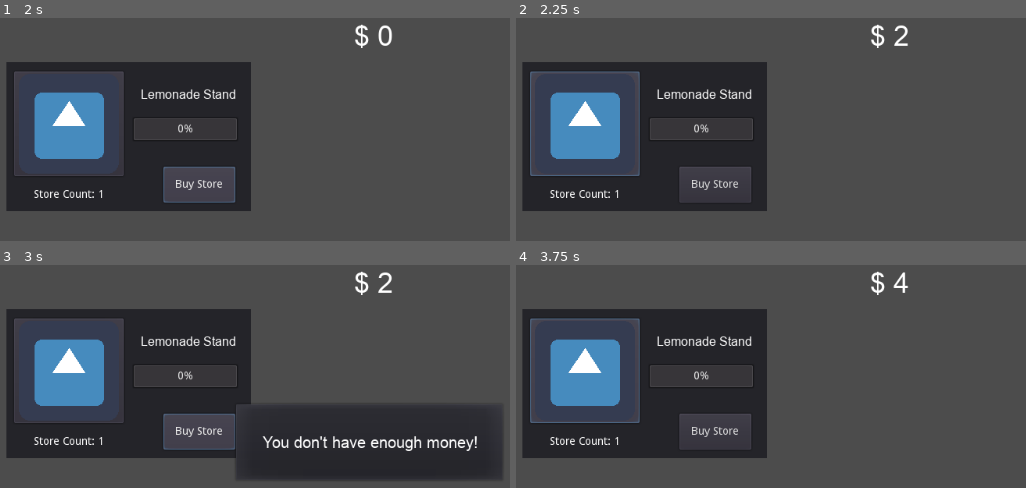
Above: before the commit, frames 1-4 (two rows, left to right).
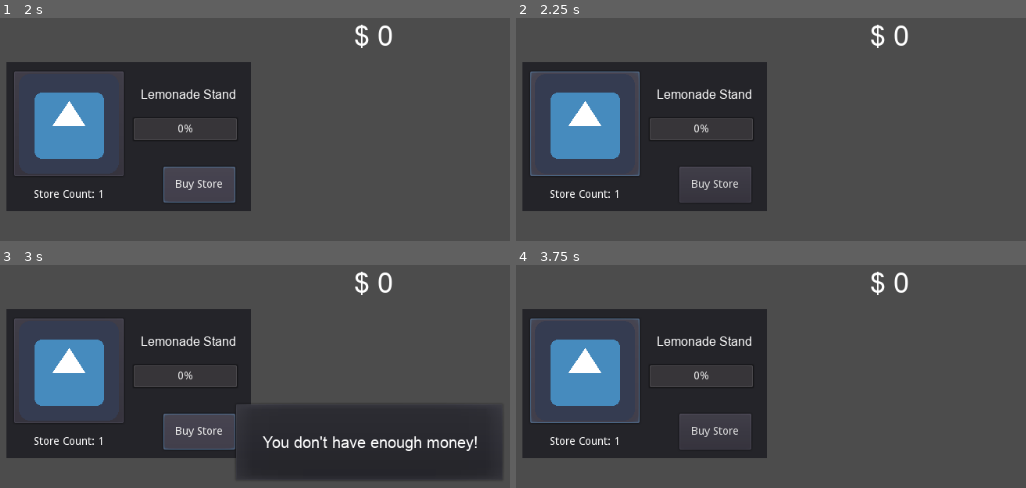
Above: after the commit, the same moments.

Repository: shawn220a/GodotIdleTycoon
Game: Godot game, scene res://store.tscn
Same seed, same stepped clock (60 frames per second), same inputs: the game is played once before the commit and once after it. The engine's default icon, where the game draws it, is replaced by a stand-in: a white triangle on a blue panel in a dark square.
Inputs (mouse positions are in pixels of both pictures, inside the frame that each line leads up to):
- Up to frame 1 (2 s): click (66, 122) at 0.5 s; click "Buy Store" at 1.25 s
- Up to frame 2 (2.25 s): click (582, 122) at 2 s
- Up to frame 3 (3 s): click "Buy Store" at 2.75 s
- Up to frame 4 (3.75 s): click (582, 369) at 3.5 s

Frame 1 is identical in both runs. In frame 2, 0.1% of the frame differs, in the area x 74-77%, y 3-13%; in frame 3, 0.1%; in frame 4, 0.2%, in the area x 73-77%, y 3-13%.

Commit message:
Create functionallity for timer

Diff:
--- a/store.gd
+++ b/store.gd
@@ -15,8 +15,7 @@
 	$StoreCountLabel.text = "Store Count: " + str(store_count)
 
 func _on_ClickButton_pressed():
-	money += store_profit * store_count
-	UpdateUI()
+	$StoreTimer.start()
 
 func _on_BuyButton_pressed():
 	if store_cost <= money:
@@ -30,4 +29,5 @@
 
 
 func _on_StoreTimer_timeout():
-	pass # Replace with function body.
+	money += store_profit * store_count
+	UpdateUI()
